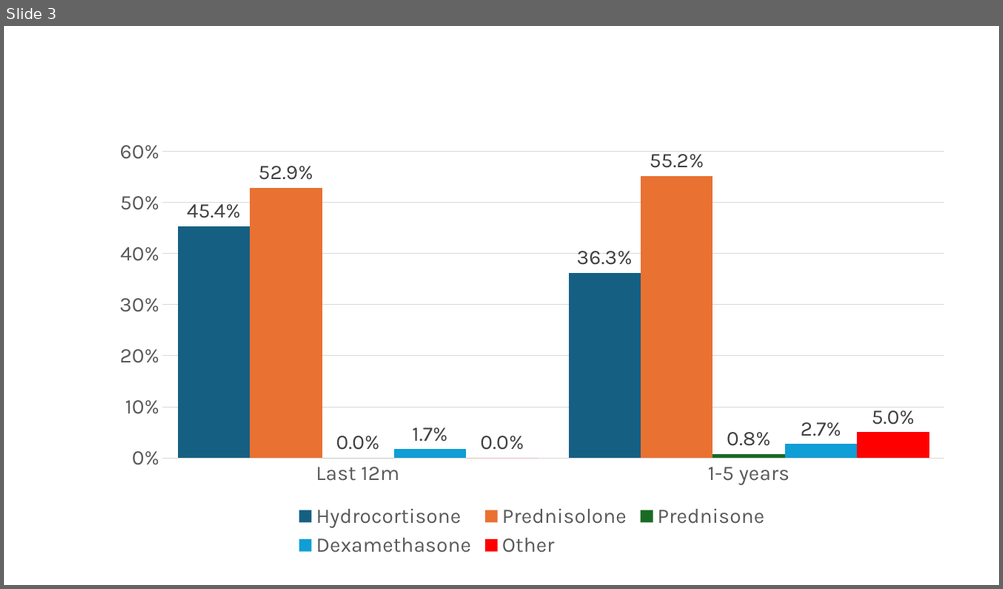
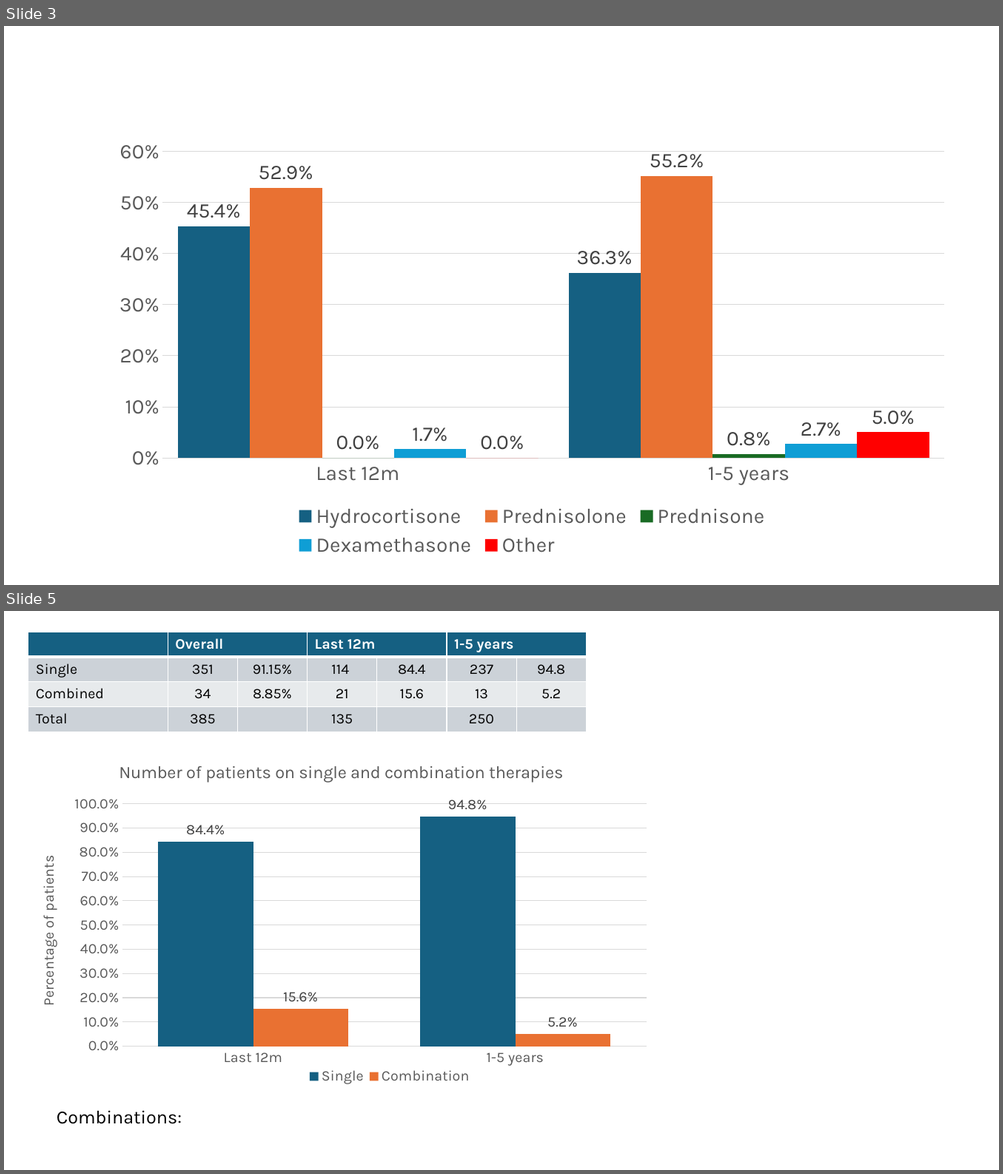
Before and after one commit to RW207000/Poster-processing, a slide deck: figures.pptx. Shown one above the other, each under a label of ours: slide 3 before the commit, slides 3 and 5 after it; the slides between them are not shown. The pictures are 1003x589 and 1003x1174 pixels, drawn with LibreOffice and Linux fonts; fonts in the diff are those of the drawing. Boxes give left, top, right and bottom in pixels: in the first picture for what was removed or moved away, otherwise in the second. Text is boxed around its words. In the diff, an @@ line names an element or a change of style, - is before the commit and + after.

```diff
--- a/figures.pptx
+++ b/figures.pptx
@@ slide 5 added at (x1=4, y1=611, x2=999, y2=1170), background #FFFFFF @@
@@ table added at (x1=28, y1=632, x2=584, y2=731), 4 rows, 7 columns @@
+ | Overall |  | Last 12m |  | 1-5 years | 
+Single | 351 | 91.15% | 114 | 84.4 | 237 | 94.8
+Combined | 34 | 8.85% | 21 | 15.6 | 13 | 5.2
+Total | 385 |  | 135 |  | 250 | 
@@ column chart added at (x1=22, y1=747, x2=658, y2=1102) @@
+title "Number of patients on single and combination therapies "
+categories: Last 12m, 1-5 years
+Single: 0.844, 0.948
+Combination: 0.156, 0.052
@@ text added at (x1=57, y1=1111, x2=182, y2=1125), 18 pt, text #000000 @@
+Combinations:
```
Also in this commit, not shown: 1 other slide added, 6 other files.
